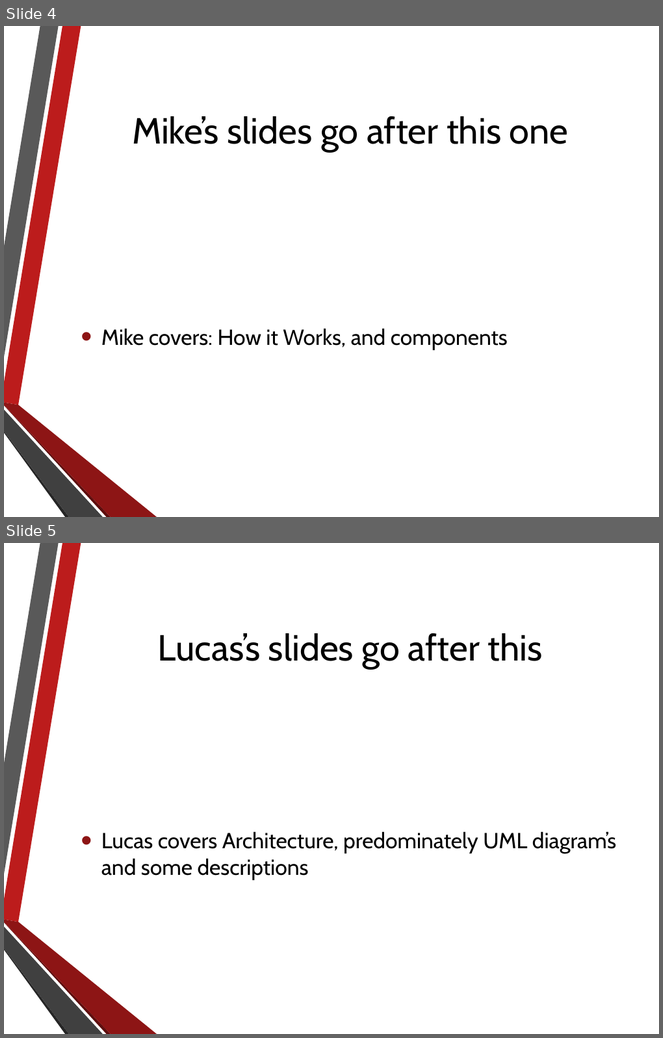
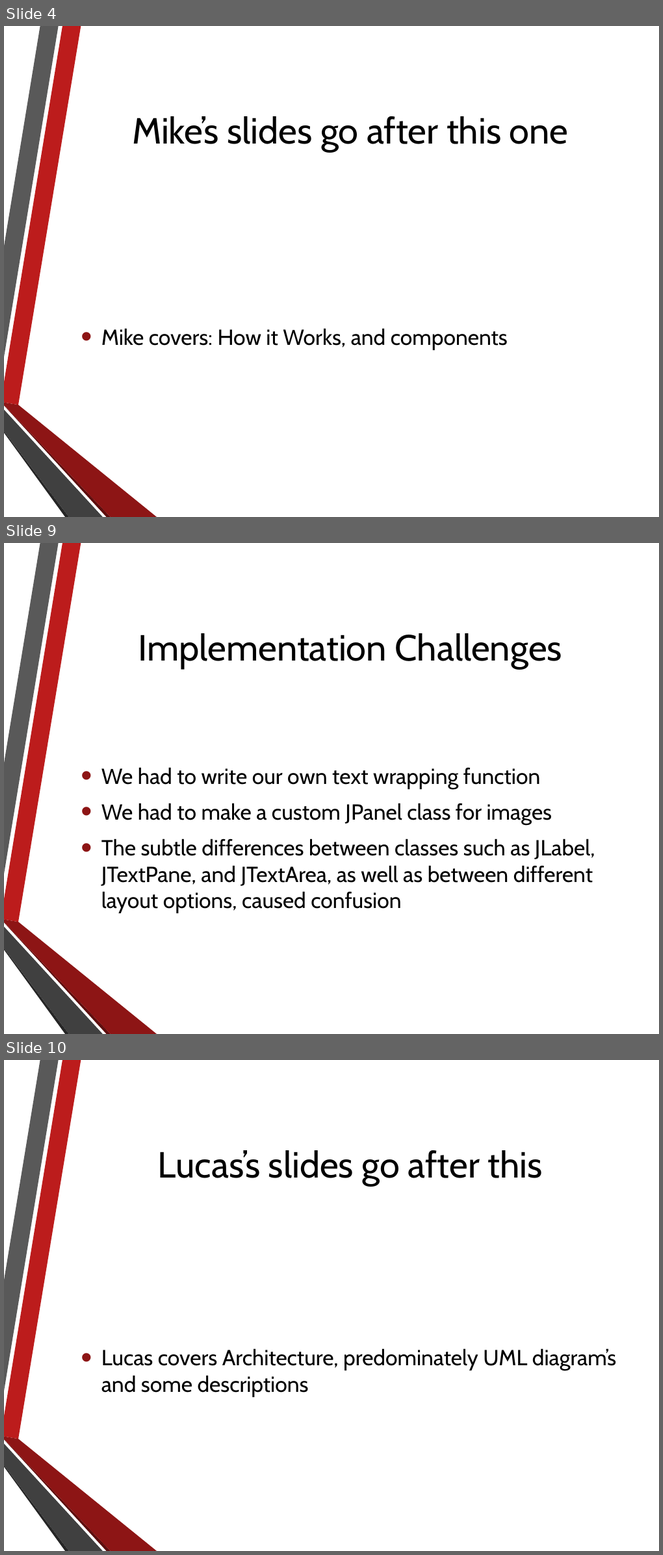
Before and after one commit to NathanielInman/IMS, a slide deck: Presentation.pptx. Shown one above the other, each under a label of ours: slides 4 and 5 before the commit, slides 4, 9 and 10 after it; the slides between them are not shown. The pictures are 663x1038 and 663x1555 pixels, drawn with LibreOffice and Linux fonts; fonts in the diff are those of the drawing; background and template pictures are left out. Boxes give left, top, right and bottom in pixels: in the first picture for what was removed or moved away, otherwise in the second. Text is boxed around its words. In the diff, an @@ line names an element or a change of style, - is before the commit and + after.

```diff
--- a/Presentation.pptx
+++ b/Presentation.pptx
@@ slide 9 added at [4,543,659,1034], background picture (left out); not listed: 6 template elements that a slide beside it also shows @@
@@ title added at [139,633,562,669], 40 pt, text #000000 @@
+Implementation Challenges
@@ text added at [102,767,596,913], 24 pt, text #000000 @@
+• We had to write our own text wrapping function
+• We had to make a custom JPanel class for images
+• The subtle differences between classes such as JLabel, JTextPane, and JTextArea, as well as between different layout options, caused confusion
@@ what was slide 5 is now slide 10 @@
```
Also in this commit, not shown: 4 other slides added, 18 other files.
